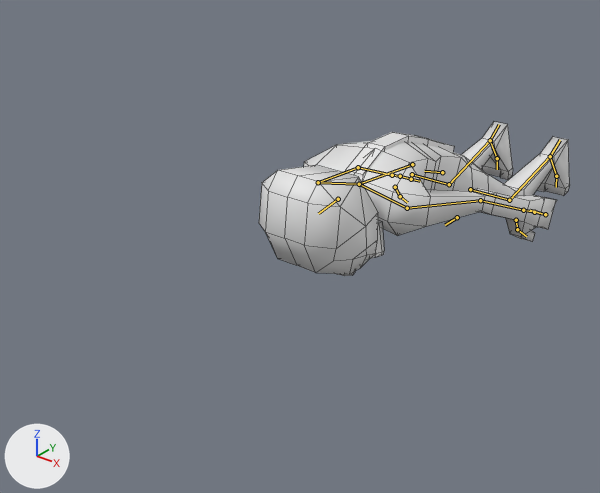
Two versions of the Blender file Workshop/models/zombie/zombie_animation/walking_zombie_death.blend, one commit apart.
One viewpoint serves both versions: a camera (50 mm lens) standing at (1.7, -3.23, 1.62) and looking at (-0.15, -0.92, 0.19). The axes (+X, +Y, +Z) are drawn at lower left. The lights are the same throughout. Both versions are drawn at frame 40 of the action 'walking_zombie_metarigAction'; the numbers are the values there. The bones that bend it are drawn over the model as lines. Mesh edges are drawn as thin lines.

Names of what the first picture shows: 'walking_zombie'.
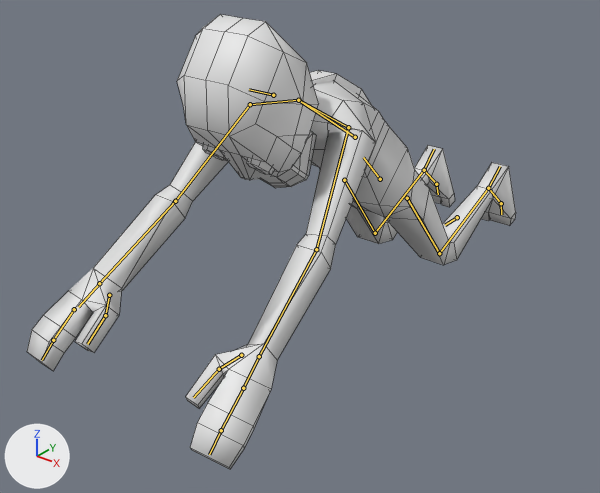
Location of each change, [x1, y1, x2, y2] in pixels of the pictures (600 x 493 px):
'walking_zombie', posed (57% wider, 192% taller)
    before: [259, 121, 570, 276]
    after: [27, 14, 516, 469]
bone 'hips', root to tip
    before: (442, 172) to (424, 171)
    after: (380, 179) to (363, 157)
bone 'upper_arm.L', root to tip
    before: (407, 208) to (480, 200)
    after: (348, 127) to (316, 249)
bone 'hand.L', root to tip
    before: (523, 210) to (534, 212)
    after: (259, 356) to (243, 388)
bone 'f_index.01.L', root to tip
    before: (545, 214) to (530, 210)
    after: (221, 430) to (209, 454)
bone 'upper_arm.R', root to tip
    before: (318, 182) to (358, 167)
    after: (250, 104) to (175, 201)
bone 'hand.R', root to tip
    before: (392, 175) to (399, 176)
    after: (99, 283) to (78, 307)
bone 'f_index.01.R', root to tip
    before: (411, 179) to (420, 181)
    after: (53, 340) to (42, 360)
bone 'shin.L', root to tip
    before: (509, 200) to (550, 156)
    after: (439, 253) to (488, 188)
bone 'shin.R', root to tip
    before: (449, 184) to (490, 140)
    after: (375, 233) to (424, 170)

The change, as a list of edits to the scene's bpy script:
```text
Change bone_hips:
    where bone_hips = bpy.data.objects['walking_zombie_metarig'].pose.bones['hips']  # child of 'root'
    bone_hips.location: (0.0, -0.702, 0.191) -> (0.0, -0.583, 0.709)
    bone_hips.rotation_quaternion: (0.782, 0.573, 0.0, 0.0) -> (0.925, 0.38, 0.0, 0.0)  # degrees (72, 0, 0) -> degrees (45, 0, 0)
Change bone_upper_arm_l:
    where bone_upper_arm_l = bpy.data.objects['walking_zombie_metarig'].pose.bones['upper_arm.L']  # child of 'shoulder.L'
    bone_upper_arm_l.rotation_quaternion: (0.788, 0.044, -0.002, -0.615) -> (0.523, 0.492, -0.587, -0.374)  # degrees (4, 3, -76) -> degrees (100, -14, -88)
Change bone_hand_l:
    where bone_hand_l = bpy.data.objects['walking_zombie_metarig'].pose.bones['hand.L']  # child of 'forearm.L'
    bone_hand_l.rotation_quaternion: (1.0, 0.0, 0.0, 0.0) -> (0.846, 0.0, 0.533, 0.0)  # degrees (0, 0, 0) -> degrees (0, 64, 0)
Change bone_f_index_01_l:
    where bone_f_index_01_l = bpy.data.objects['walking_zombie_metarig'].pose.bones['f_index.01.L']  # child of 'palm.01.L'
    bone_f_index_01_l.rotation_quaternion: (0.625, 0.781, 0.0, 0.0) -> (1.0, 0.0, 0.0, 0.0)  # degrees (103, 0, 0) -> degrees (0, 0, 0)
Change bone_upper_arm_r:
    where bone_upper_arm_r = bpy.data.objects['walking_zombie_metarig'].pose.bones['upper_arm.R']  # child of 'shoulder.R'
    bone_upper_arm_r.rotation_quaternion: (0.778, 0.045, 0.002, 0.626) -> (0.514, 0.503, 0.584, 0.377)  # degrees (4, -3, 78) -> degrees (101, 13, 88)
Change bone_hand_r:
    where bone_hand_r = bpy.data.objects['walking_zombie_metarig'].pose.bones['hand.R']  # child of 'forearm.R'
    bone_hand_r.rotation_quaternion: (1.0, 0.0, 0.0, 0.0) -> (0.78, 0.0, -0.626, 0.0)  # degrees (0, 0, 0) -> degrees (0, -78, 0)
Change bone_f_index_01_r:
    where bone_f_index_01_r = bpy.data.objects['walking_zombie_metarig'].pose.bones['f_index.01.R']  # child of 'palm.01.R'
    bone_f_index_01_r.rotation_quaternion: (0.604, 0.797, 0.0, 0.0) -> (1.0, 0.0, 0.0, 0.0)  # degrees (106, 0, 0) -> degrees (0, 0, 0)
Change bone_shin_l:
    where bone_shin_l = bpy.data.objects['walking_zombie_metarig'].pose.bones['shin.L']  # child of 'thigh.L'
    bone_shin_l.rotation_quaternion: (0.941, 0.196, 0.002, 0.0) -> (0.863, 0.505, 0.005, 0.0)  # degrees (24, 0, 0) -> degrees (61, 0, 0)
Change bone_shin_r:
    where bone_shin_r = bpy.data.objects['walking_zombie_metarig'].pose.bones['shin.R']  # child of 'thigh.R'
    bone_shin_r.rotation_quaternion: (0.941, 0.212, -0.002, 0.0) -> (0.857, 0.516, -0.005, 0.0)  # degrees (25, 0, 0) -> degrees (62, -1, 0)
```
